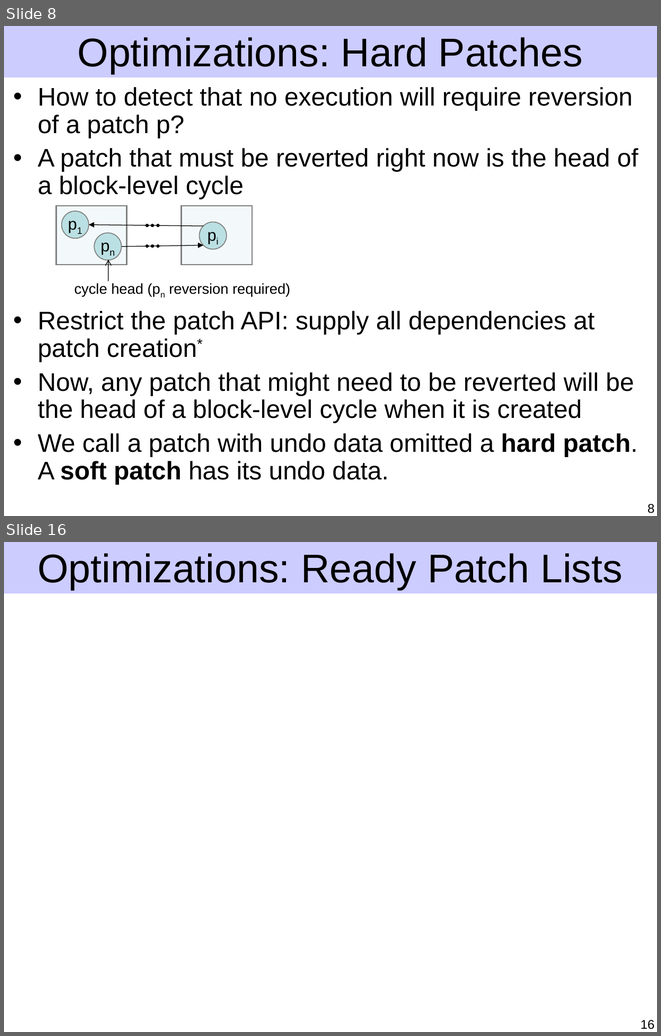
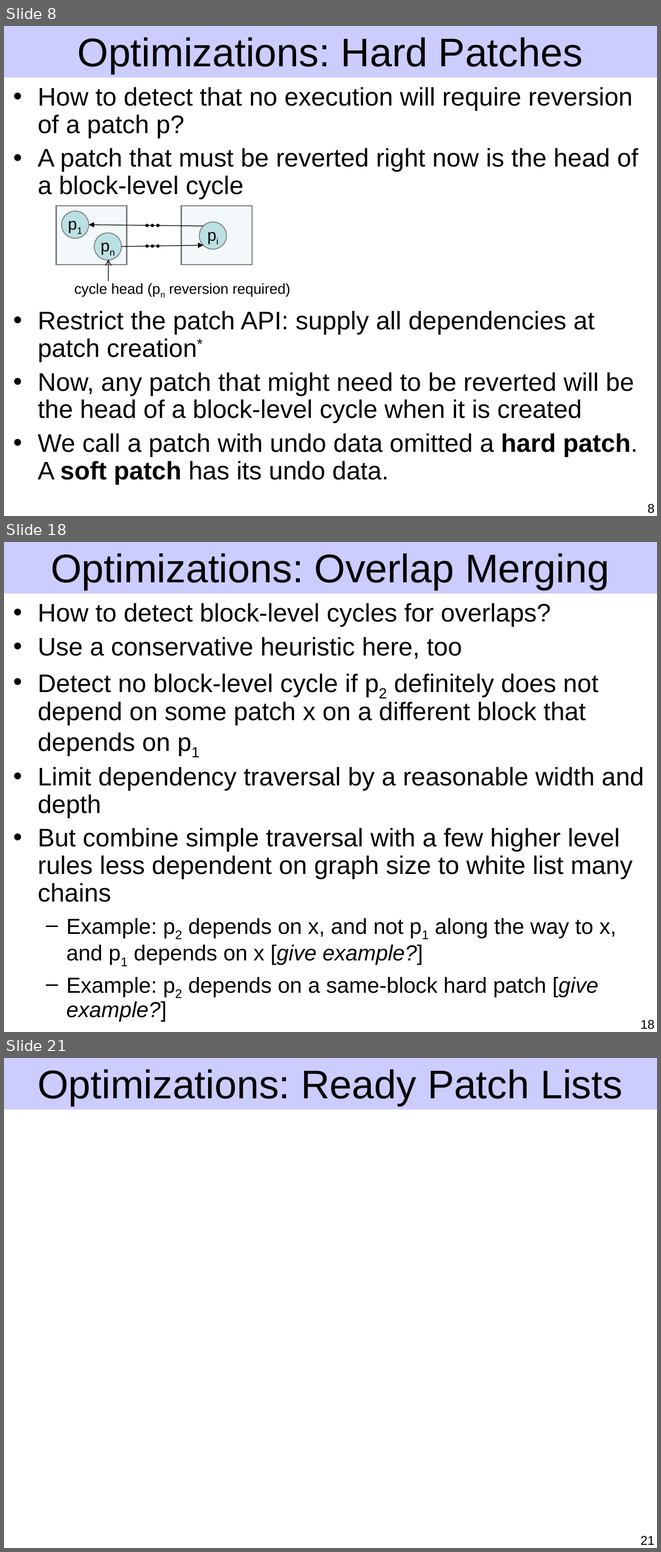
Before and after one commit to ucla-readable/fstitch-doc, a slide deck: sosp/pres.ppt. Shown one above the other, each under a label of ours: slides 8 and 16 before the commit, slides 8, 18 and 21 after it; the slides between them are not shown. The pictures are 661x1036 and 661x1552 pixels, drawn with LibreOffice and Linux fonts; fonts in the diff are those of the drawing. Boxes give left, top, right and bottom in pixels: in the first picture for what was removed or moved away, otherwise in the second. Text is boxed around its words. In the diff, an @@ line names an element or a change of style, - is before the commit and + after.

Commit message:
Flesh out hard patch merging and start overlap merging.

```diff
--- a/sosp/pres.ppt
+++ b/sosp/pres.ppt
@@ slide 18 added at (x1=4, y1=542, x2=657, y2=1032), background #FFFFFF; not listed: 1 template element that a slide beside it also shows @@
@@ title added at (x1=51, y1=553, x2=609, y2=590), 44 pt, text #000000 @@
+Optimizations: Overlap Merging
@@ text added at (x1=38, y1=603, x2=644, y2=1021), 28 pt, text #000000 @@
+• How to detect block-level cycles for overlaps?
+• Use a conservative heuristic here, too
+• Detect no block-level cycle if p2 definitely does not depend on some patch x on a different block that depends on p1
+• Limit dependency traversal by a reasonable width and depth
+• But combine simple traversal with a few higher level rules less dependent on graph size to white list many chains
+  – Example: p2 depends on x, and not p1 along the way to x, and p1 depends on x [give example?]
+  – Example: p2 depends on a same-block hard patch [give example?]
@@ page number added at (x1=641, y1=1020, x2=655, y2=1029), 14 pt, text #000000 @@
+18
@@ what was slide 16 is now slide 21 @@
@@ page number at (x1=641, y1=1536, x2=655, y2=1545): text changed @@
-16
+21
```
Also in this commit, not shown: 7 slides changed, 5 other slides added, 1 slide removed.
